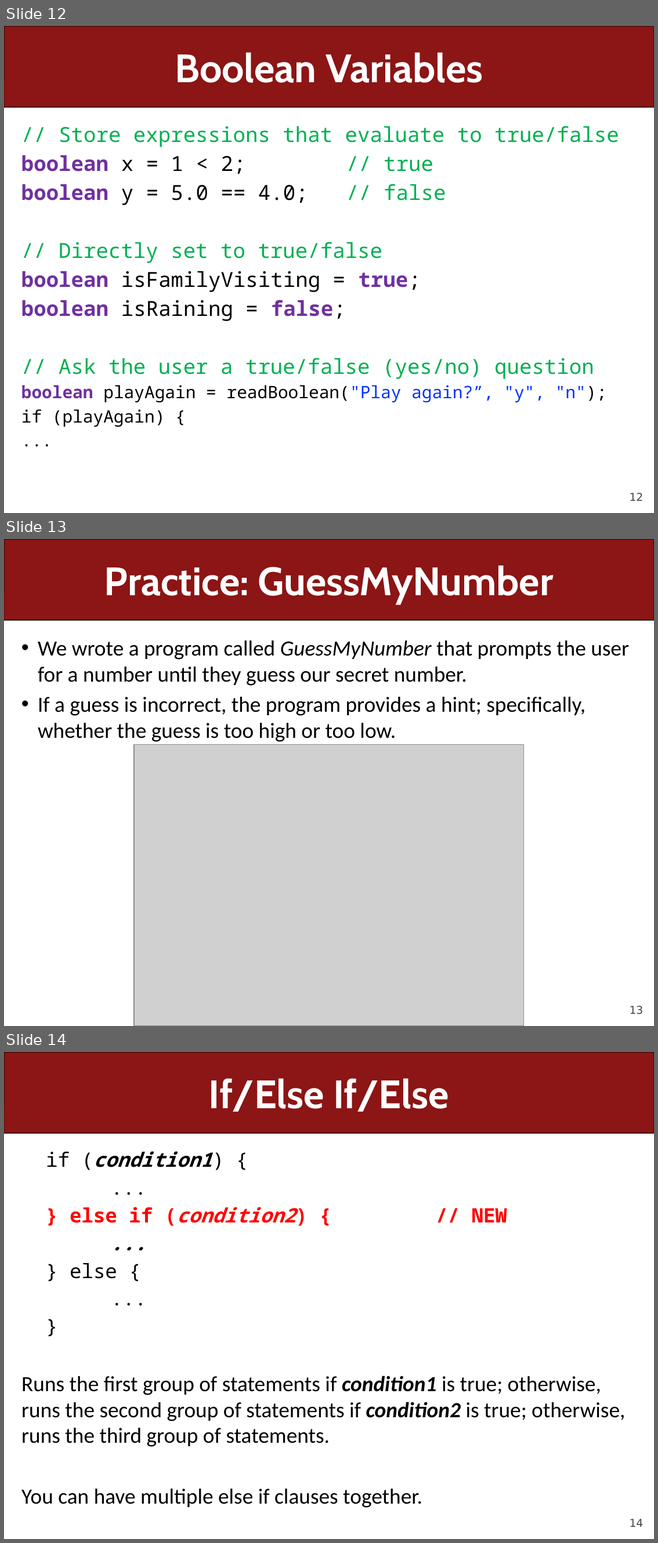
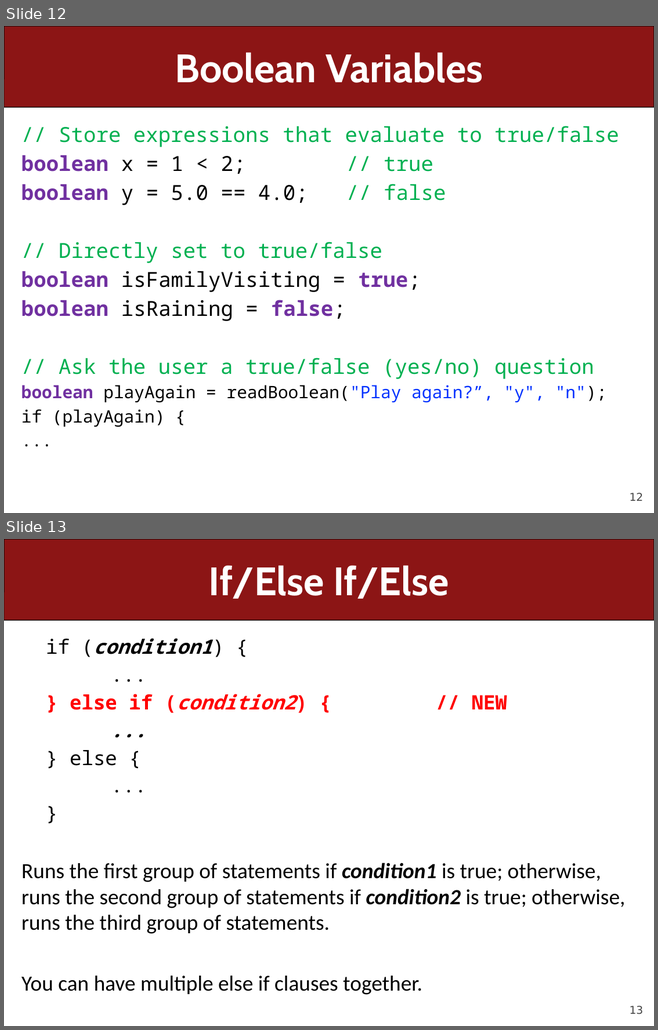
Before and after one commit to ckincaid17/cs106a-summer-2018, a slide deck: WWW/lectures/Lecture6/Lecture6.pptx. Shown one above the other, each under a label of ours: slides 12, 13 and 14 before the commit, slides 12 and 13 after it. The pictures are 658x1543 and 658x1030 pixels, drawn with LibreOffice and Linux fonts; fonts in the diff are those of the drawing; grey boxes stand for pictures. Boxes give left, top, right and bottom in pixels: in the first picture for what was removed or moved away, otherwise in the second. Text is boxed around its words. In the diff, an @@ line names an element or a change of style, - is before the commit and + after.

```diff
--- a/WWW/lectures/Lecture6/Lecture6.pptx
+++ b/WWW/lectures/Lecture6/Lecture6.pptx
@@ slide 13 removed at (4, 539, 654, 1026), background #FFFFFF; not listed: 2 template elements that a slide beside it also shows @@
@@ title removed at (104, 565, 553, 604) @@
-Practice: GuessMyNumber
@@ text removed at (38, 641, 629, 742) @@
-• We wrote a program called GuessMyNumber that prompts the user for a number until they guess our secret number.
-• If a guess is incorrect, the program provides a hint; specifically, whether the guess is too high or too low.
@@ picture removed at (134, 744, 524, 1026) @@
@@ what was slide 14 is now slide 13 @@
@@ page number at (629, 1006, 643, 1015): text changed @@
-14
+13
```
Also in this commit, not shown: 42 slides changed, 7 slides added, 19 other slides removed, 1 other file.
